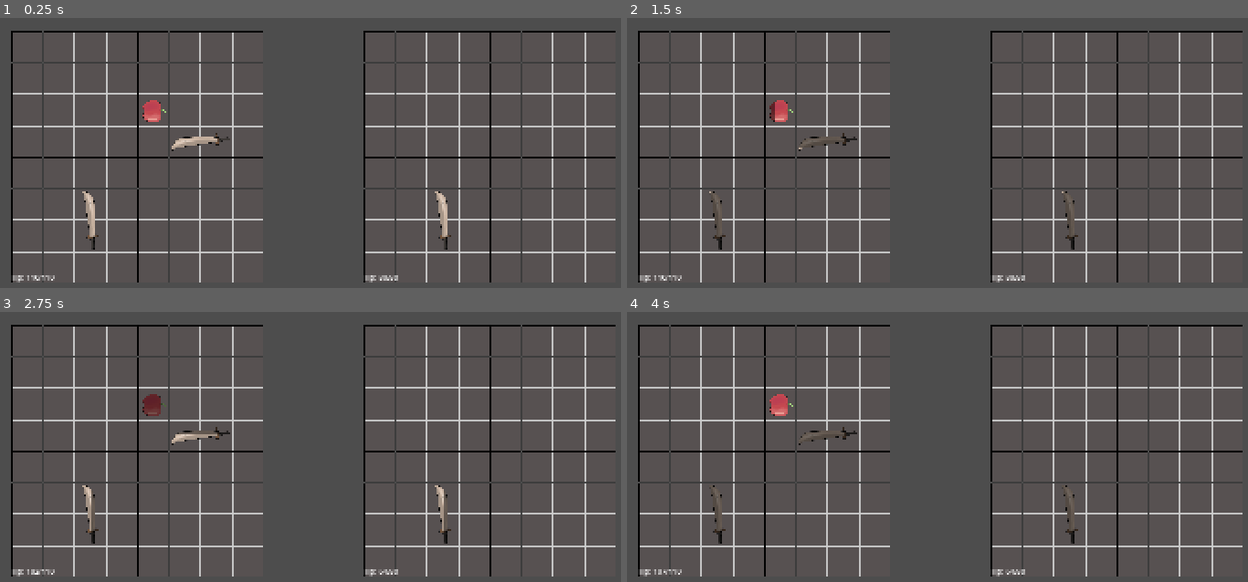
Above: before the commit, frames 1-4 (two rows, left to right).
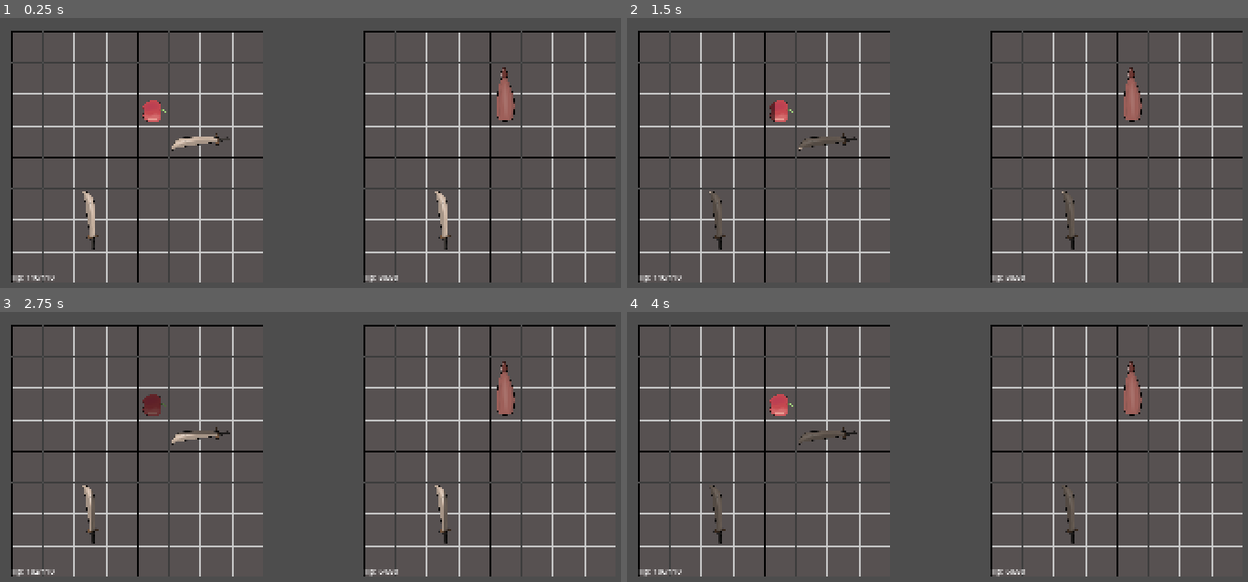
Above: after the commit, the same moments.

Repository: wrona777/TheBigGameTesting
Game: Godot game, scene res://scenes/battle_manager.tscn
Two runs of this game, one before a commit and one after it. Both use one fixed random seed, a clock stepped at 60 frames per second and the inputs below. This scene is started directly instead of the project's main scene.
Inputs (mouse positions are in pixels of both pictures, inside the frame that each line leads up to):
- Up to frame 1 (0.25 s): no input
- Up to frame 2 (1.5 s): tap Enter at 0.5 s; move the mouse to (1148, 201) at 0.52 s; click (1148, 201) at 0.6 s; tap Space at 1.25 s; move the mouse to (844, 244) at 1.27 s; right-click (844, 244) at 1.35 s
- Up to frame 3 (2.75 s): tap Enter at 2 s; move the mouse to (434, 428) at 2.02 s; click (434, 428) at 2.1 s
- Up to frame 4 (4 s): move the mouse to (outside the picture) at 2.77 s; right-click (outside the picture) at 2.85 s; move the mouse to (1210, 579) at 3.52 s; click (1210, 579) at 3.6 s

The runs differ from the first frame. In frame 1, 0.4% of the frame differs, in the area x 80-83%, y 18-39%; in frame 2, 0.4%; in frame 3, 0.4%; in frame 4, 0.4%, in the area x 5-83%, y 18-98%.

Commit message:
Dodałem potke i pare nowych przedmiotów będe to rozwijał na bierzoąco

Diff:
--- a/assets/atlas/2slotItemPlaceholderAtlas.tres
+++ b/assets/atlas/2slotItemPlaceholderAtlas.tres
@@ -1,4 +1,7 @@
-[gd_resource type="AtlasTexture" format=3 uid="uid://ckrubctqp810w"]
+[gd_resource type="AtlasTexture" load_steps=2 format=3 uid="uid://ckrubctqp810w"]
+
+[ext_resource type="Texture2D" uid="uid://c1fkg26oe6a37" path="res://assets/itemAssets/2slotItemPlaceholder.png" id="1_yk0ha"]
 
 [resource]
+atlas = ExtResource("1_yk0ha")
 region = Rect2(504, 306, 590, 290)
--- /dev/null
+++ b/assets/atlas/bananaAtlas.tres
@@ -0,0 +1,7 @@
+[gd_resource type="AtlasTexture" load_steps=2 format=3 uid="uid://bmwy2vspw5b66"]
+
+[ext_resource type="Texture2D" uid="uid://dctcddfaaohm2" path="res://assets/itemAssets/banana.png" id="1_oksd7"]
+
+[resource]
+atlas = ExtResource("1_oksd7")
+region = Rect2(504, 152, 592, 592)
--- /dev/null
+++ b/assets/atlas/cloverAtlas.tres
@@ -0,0 +1,7 @@
+[gd_resource type="AtlasTexture" load_steps=2 format=3 uid="uid://xicc7yd8vqeg"]
+
+[ext_resource type="Texture2D" uid="uid://dufjf8tfiukgw" path="res://assets/itemAssets/clover.png" id="1_vqn4w"]
+
+[resource]
+atlas = ExtResource("1_vqn4w")
+region = Rect2(648, 296, 300, 296)
--- /dev/null
+++ b/assets/atlas/healthPotAtlas.tres
@@ -0,0 +1,7 @@
+[gd_resource type="AtlasTexture" load_steps=2 format=3 uid="uid://cciawr418aiog"]
+
+[ext_resource type="Texture2D" uid="uid://cqjk3logcmpnk" path="res://assets/itemAssets/healthPotion.png" id="1_i1pyf"]
+
+[resource]
+atlas = ExtResource("1_i1pyf")
+region = Rect2(496, 352, 568, 208)
--- /dev/null
+++ b/assets/atlas/shieldAtlas.tres
@@ -0,0 +1,7 @@
+[gd_resource type="AtlasTexture" load_steps=2 format=3 uid="uid://ustxoxw5xta"]
+
+[ext_resource type="Texture2D" uid="uid://cgatukxy4saxr" path="res://assets/itemAssets/shield.png" id="1_ecyyl"]
+
+[resource]
+atlas = ExtResource("1_ecyyl")
+region = Rect2(504, 152, 592, 592)
--- /dev/null
+++ b/itemEffects/EffectApplyStatus.gd
@@ -0,0 +1,13 @@
+extends ItemEffect
+
+class_name EffectApplyStatus
+
+@export var status_name: String = "bleed"
+@export var stacks: int = 1
+
+func execute(_user: Node, target: Node) -> void:
+	if target.has_node("StatusManager"):
+		var target_status_manager = target.get_node("StatusManager")
+		target_status_manager.apply_status(status_name, stacks)
+	else:
+		print("Cel nie ma StatusManagera!")
--- /dev/null
+++ b/itemEffects/triggers/TriggerHpTreshHold.gd
@@ -0,0 +1,22 @@
+extends ItemTrigger
+class_name TriggerHpThreshold
+
+enum CompareType { LESS_THAN, GREATER_THAN }
+
+@export var threshold_percent: float = 0.5
+@export var compare_type: CompareType = CompareType.LESS_THAN
+@export var target_self: bool = true
+
+func is_condition_met(user: Character, target: Character) -> bool:
+	var entity_to_check = user if target_self else target
+
+	if entity_to_check == null:
+		return false
+
+	if entity_to_check.max_hp == 0: return false
+	var current_percent = float(entity_to_check.hp) / float(entity_to_check.max_hp)
+
+	if compare_type == CompareType.LESS_THAN:
+		return current_percent < threshold_percent
+	else:
+		return current_percent > threshold_percent
--- a/scenes/character.tscn
+++ b/scenes/character.tscn
@@ -1,8 +1,9 @@
-[gd_scene load_steps=4 format=3 uid="uid://yrnh45xisira"]
+[gd_scene load_steps=5 format=3 uid="uid://yrnh45xisira"]
 
 [ext_resource type="Script" uid="uid://d2khxo125e13y" path="res://scripts/character.gd" id="1_agfs1"]
 [ext_resource type="Resource" uid="uid://bmihscbwnrbcx" path="res://scripts/Resource/characters/player_character.tres" id="2_lrhn5"]
 [ext_resource type="PackedScene" uid="uid://ipkma6wxjnk4" path="res://scenes/inventory.tscn" id="2_rkhd4"]
+[ext_resource type="PackedScene" uid="uid://bn5vekmcga5mh" path="res://scenes/status_manager.tscn" id="4_my7n2"]
 
 [node name="Character" type="Control"]
 layout_mode = 3
@@ -20,3 +21,5 @@
 offset_right = 63.0
 offset_bottom = 550.0
 text = "Zdrowie"
+
+[node name="StatusManager" parent="." instance=ExtResource("4_my7n2")]
--- /dev/null
+++ b/scenes/status_manager.tscn
@@ -0,0 +1,6 @@
+[gd_scene load_steps=2 format=3 uid="uid://bn5vekmcga5mh"]
+
+[ext_resource type="Script" uid="uid://dn6qvdl3d11k8" path="res://scripts/status_manager.gd" id="1_08nos"]
+
+[node name="StatusManager" type="Node"]
+script = ExtResource("1_08nos")
--- /dev/null
+++ b/scripts/Resource/ItemTrigger.gd
@@ -0,0 +1,5 @@
+extends Resource
+class_name ItemTrigger
+
+func is_condition_met(_user: Character, _target: Character) -> bool:
+	return false
--- a/scripts/Resource/characters/goblin_character.tres
+++ b/scripts/Resource/characters/goblin_character.tres
@@ -1,7 +1,8 @@
-[gd_resource type="Resource" script_class="CharacterData" load_steps=3 format=3 uid="uid://bglanxw3uryx3"]
+[gd_resource type="Resource" script_class="CharacterData" load_steps=4 format=3 uid="uid://bglanxw3uryx3"]
 
 [ext_resource type="Script" uid="uid://dck8f3qtsu0l4" path="res://scripts/Resource/character_class.gd" id="1_kvraf"]
 [ext_resource type="Resource" uid="uid://beaf3vltu8e55" path="res://scripts/Resource/items/Sword.tres" id="2_kppa7"]
+[ext_resource type="Resource" uid="uid://cophohrcgqh4x" path="res://scripts/Resource/items/HealthPot.tres" id="2_y43gu"]
 
 [resource]
 script = ExtResource("1_kvraf")
@@ -11,5 +12,9 @@
 "item_path": ExtResource("2_kppa7"),
 "rotation_deg": 3,
 "slot": 50
+}, {
+"item_path": ExtResource("2_y43gu"),
+"rotation_deg": 3,
+"slot": 20
 }]
 metadata/_custom_type_script = "uid://dck8f3qtsu0l4"
--- a/scripts/Resource/item_class.gd
+++ b/scripts/Resource/item_class.gd
@@ -8,6 +8,7 @@
 @export var grids : String
 
 @export var item_offset_type = "classic_item"
+
 var additional_offset_array = { #additional offsets for some items, 0, 90, 180, 270 respectively
 	"classic_item" : [Vector2(0,0), Vector2(1,0), Vector2(1,1), Vector2(0,1)],
 	"L" : [Vector2(-1,-1), Vector2(2,-1), Vector2(2,2), Vector2(-1,2)]}
@@ -20,3 +21,10 @@
 
 # ---- EFFECT CONFIG ----
 @export var effects: Array[ItemEffect] = []
+
+# ---- TRIGGER EFFECT CONFIG ----
+@export_group("Usage Logic")
+@export var trigger: ItemTrigger
+
+@export var max_charges: int = 0 # 0 = nieskończoność (np. broń), >0 = potka
+@export var consume_on_use: bool = false # Czy znika po zużyciu wszystkich ładunków?
--- /dev/null
+++ b/scripts/Resource/items/HealthPot.tres
@@ -0,0 +1,32 @@
+[gd_resource type="Resource" script_class="Item" load_steps=8 format=3 uid="uid://cophohrcgqh4x"]
+
+[ext_resource type="Script" uid="uid://ddp4wfkcq0et0" path="res://itemEffects/itemEffects.gd" id="1_8irjo"]
+[ext_resource type="Script" uid="uid://dxnxx8rxs4o83" path="res://itemEffects/EffectHeal.gd" id="2_8irjo"]
+[ext_resource type="Texture2D" uid="uid://cciawr418aiog" path="res://assets/atlas/healthPotAtlas.tres" id="2_dus70"]
+[ext_resource type="Script" uid="uid://ce8fjpqn5vcss" path="res://itemEffects/triggers/TriggerHpTreshHold.gd" id="4_1v8fn"]
+[ext_resource type="Script" uid="uid://de8h74o65u8ps" path="res://scripts/Resource/item_class.gd" id="5_vae8u"]
+
+[sub_resource type="Resource" id="Resource_3ri5p"]
+script = ExtResource("2_8irjo")
+amount = 30
+metadata/_custom_type_script = "uid://dxnxx8rxs4o83"
+
+[sub_resource type="Resource" id="Resource_8irjo"]
+script = ExtResource("4_1v8fn")
+metadata/_custom_type_script = "uid://ce8fjpqn5vcss"
+
+[resource]
+resource_local_to_scene = true
+script = ExtResource("5_vae8u")
+name = "NiggaBalls"
+icon = ExtResource("2_dus70")
+size = Vector2i(2, 1)
+grids = "0,0/1,0"
+base_cooldown = 2.0
+fill_min_y = 0.35
+fill_max_y = 0.58
+effects = Array[ExtResource("1_8irjo")]([SubResource("Resource_3ri5p")])
+trigger = SubResource("Resource_8irjo")
+max_charges = 1
+consume_on_use = true
+metadata/_custom_type_script = "uid://de8h74o65u8ps"
--- a/scripts/Resource/items/Sword.tres
+++ b/scripts/Resource/items/Sword.tres
@@ -1,14 +1,19 @@
-[gd_resource type="Resource" script_class="Item" load_steps=6 format=3 uid="uid://beaf3vltu8e55"]
+[gd_resource type="Resource" script_class="Item" load_steps=8 format=3 uid="uid://beaf3vltu8e55"]
 
 [ext_resource type="Texture2D" uid="uid://c53mapihgt4gc" path="res://assets/atlas/swordAtlas.tres" id="1_8awla"]
 [ext_resource type="Script" uid="uid://ddp4wfkcq0et0" path="res://itemEffects/itemEffects.gd" id="1_87tpf"]
 [ext_resource type="Script" uid="uid://de8h74o65u8ps" path="res://scripts/Resource/item_class.gd" id="2_ma7m4"]
 [ext_resource type="Script" uid="uid://cephfh5ue7st4" path="res://itemEffects/EffectAttack.gd" id="2_y4x7r"]
+[ext_resource type="Script" uid="uid://bsj0ywtwqnsgf" path="res://itemEffects/EffectApplyStatus.gd" id="3_y4x7r"]
 
 [sub_resource type="Resource" id="Resource_3proh"]
 script = ExtResource("2_y4x7r")
 amount = 8
 metadata/_custom_type_script = "uid://cephfh5ue7st4"
+
+[sub_resource type="Resource" id="Resource_dmbap"]
+script = ExtResource("3_y4x7r")
+metadata/_custom_type_script = "uid://bsj0ywtwqnsgf"
 
 [resource]
 resource_local_to_scene = true
@@ -20,5 +25,5 @@
 base_cooldown = 2.0
 fill_min_y = 0.35
 fill_max_y = 0.58
-effects = Array[ExtResource("1_87tpf")]([SubResource("Resource_3proh")])
+effects = Array[ExtResource("1_87tpf")]([SubResource("Resource_3proh"), SubResource("Resource_dmbap")])
 metadata/_custom_type_script = "uid://de8h74o65u8ps"
--- a/scripts/battle_manager.gd
+++ b/scripts/battle_manager.gd
@@ -38,5 +38,5 @@
 	_stop_all_items()
 
 func _stop_all_items() -> void:
-	player.inventory.stop_all_cooldowns()
-	opponent.inventory.stop_all_cooldowns()
+	player.stop_battle_logic()
+	opponent.stop_battle_logic()
--- a/scripts/character.gd
+++ b/scripts/character.gd
@@ -10,6 +10,7 @@
 var hp: int
 
 @onready var inventory = $Inventory
+@onready var status_manager = $StatusManager
 @onready var hp_label = $Hp
 
 var _cached_opponent : Character = null
@@ -45,3 +46,9 @@
 
 func set_hp() -> void:
 	hp_label.text = "Hp: " + str(hp) + "/" + str(max_hp)
+
+func stop_battle_logic() -> void:
+	if inventory:
+		inventory.stop_all_cooldowns()
+	if status_manager:
+		status_manager.clear_all_statuses()
--- a/scripts/item.gd
+++ b/scripts/item.gd
@@ -13,6 +13,8 @@
 var a_owner = null
 var a_target = null
 
+var current_charges: int = 0
+
 func _ready() -> void:
 	if item:
 		item_setter()
@@ -21,13 +23,19 @@
 	if selected:
 		global_position = lerp(global_position, get_global_mouse_position(), 25 * delta)
 
-	_bar_progress()
+	if item.trigger == null:
+		_bar_progress()
+	else:
+		if cooldown_timer.is_stopped() and (current_charges > 0 or item.max_charges == 0):
+			_check_trigger()
 
 
 #Item/Grid Stuff
 func item_setter() -> void:
 	item_icon.size = Vector2(item.size) * App.cell_size
 	item_icon.texture = item.icon
+	current_charges = item.max_charges
+
 	set_item_grids()
 	shader_mat = item_icon.material as ShaderMaterial
 
@@ -70,7 +78,7 @@
 
 #THE PROGRESS/TIMER SECTION
 func _start_cooldown() -> void:
-	if item == null or shader_mat == null:
+	if item == null or shader_mat == null or item.trigger != null:
 		return
 
 	cooldown_timer.wait_time = item.base_cooldown
@@ -84,6 +92,8 @@
 	shader_mat.set_shader_parameter("progress", 0.0)
 
 func _on_cooldown_timer_timeout() -> void:
+	if item.trigger != null:
+		return
 	_use_item_effect()
 
 func _use_item_effect() -> void:
@@ -102,3 +112,16 @@
 	var progress = 1.0 - (left / total)
 
 	shader_mat.set_shader_parameter("progress", clampf(progress, 0.0, 1.0))
+
+func _check_trigger() -> void:
+	if item.trigger and a_owner:
+		if item.trigger.is_condition_met(a_owner, a_target):
+			_use_item_effect()
+
+			cooldown_timer.start()
+
+			if item.max_charges > 0:
+				current_charges -= 1
+
+				if current_charges <= 0:
+					modulate = Color(0.5, 0.5, 0.5)
--- /dev/null
+++ b/scripts/status_manager.gd
@@ -0,0 +1,60 @@
+extends Node
+class_name StatusManager
+
+var active_statuses: Dictionary = {}
+
+@onready var character = get_parent() as Character
+
+func _process(delta: float) -> void:
+	for status_name in active_statuses.keys():
+		_handle_status_logic(status_name, active_statuses[status_name], delta)
+
+func apply_status(status_name : String, stacks_to_add : int = 1) -> void:
+	if active_statuses.has(status_name):
+		active_statuses[status_name]["stacks"] += stacks_to_add
+		print("Zwiększono stacki " + status_name + " do: " + str(active_statuses[status_name]["stacks"]))
+	else:
+		active_statuses[status_name] = {
+			"stacks": stacks_to_add,
+			"tick_timer": 0.0
+		}
+		print("Nałożono status: " + status_name)
+
+func cleanse_status(status_name: String) -> void:
+	if active_statuses.has(status_name):
+		active_statuses.erase(status_name)
+		print("Oczyszczono status: " + status_name)
+
+func _handle_status_logic(_name: String, data: Dictionary, delta: float) -> void:
+	match _name:
+		"bleed":
+			data["tick_timer"] += delta
+
+			if data["tick_timer"] >= 1.0:
+				var damage = data["stacks"]
+				character.take_damage(damage)
+
+
+				data["tick_timer"] -= 1.0
+
+		"burn":
+			data["tick_timer"] += delta
+
+			if data["tick_timer"] >= 1.5:
+				character.take_damage(2)
+				print("Podpalenie: -2 HP")
+				data["stacks"] -= 1
+
+				data["tick_timer"] -= 1.5
+				if data["stacks"] <= 0:
+					cleanse_status(name)
+
+		"regen":
+			data["tick_timer"] += delta
+
+			if data["tick_timer"] >= 1.0:
+				character.heal(data["stacks"])
+				data["tick_timer"] -= 1.0
+
+func clear_all_statuses() -> void:
+	active_statuses.clear()
Binary file added: assets/itemAssets/banana.png
Not shown, added: assets/itemAssets/banana.png.import
Binary file added: assets/itemAssets/clover.png
Not shown, added: assets/itemAssets/clover.png.import
Binary file added: assets/itemAssets/healthPotion.png
Not shown, added: assets/itemAssets/healthPotion.png.import
Binary file added: assets/itemAssets/shield.png
Not shown, added: assets/itemAssets/shield.png.import
Not shown, added: itemEffects/EffectApplyStatus.gd.uid
Not shown, added: itemEffects/triggers/TriggerHpTreshHold.gd.uid
Not shown, added: scripts/Resource/ItemTrigger.gd.uid
Not shown, added: scripts/status_manager.gd.uid
